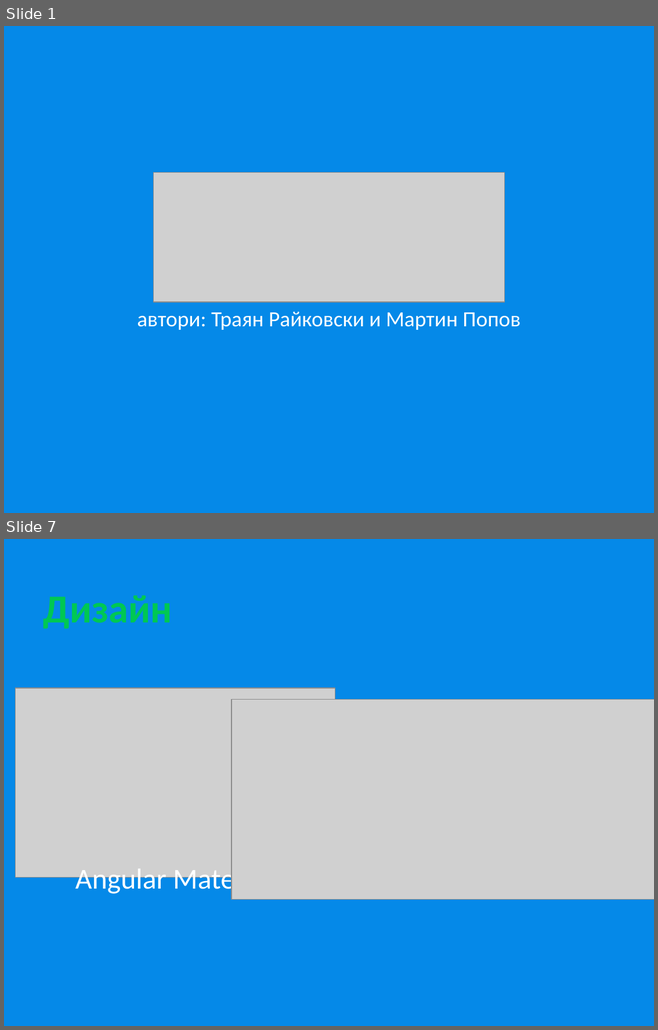
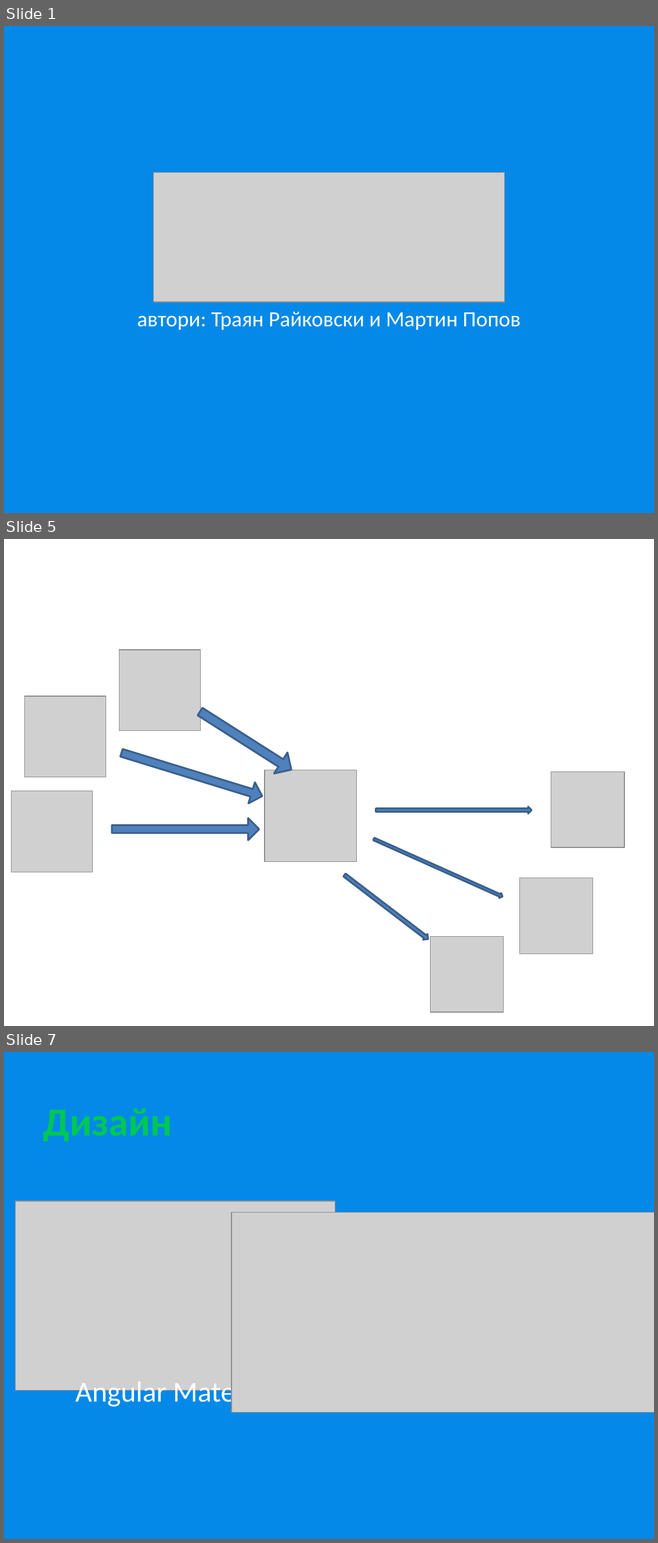
Before and after one commit to kachamaka/plannerix-frontend, a slide deck: 40.pptx. Shown one above the other, each under a label of ours: slides 1 and 7 before the commit, slides 1, 5 and 7 after it; the slides between them are not shown. The pictures are 658x1030 and 658x1543 pixels, drawn with LibreOffice and Linux fonts; fonts in the diff are those of the drawing; grey boxes stand for pictures; background and template pictures are left out. Boxes give left, top, right and bottom in pixels: in the first picture for what was removed or moved away, otherwise in the second. Text is boxed around its words. In the diff, an @@ line names an element or a change of style, - is before the commit and + after.

```diff
--- a/40.pptx
+++ b/40.pptx
@@ slide 5 added at box(4, 539, 654, 1026), background #FFFFFF @@
@@ picture added at box(119, 649, 200, 730) @@
@@ picture added at box(25, 696, 106, 777) @@
@@ right arrow added at box(194, 701, 299, 780), fill #4F81BD, outline #3A5F8C 2 pt @@
@@ right arrow added at box(118, 743, 266, 807), fill #4F81BD, outline #3A5F8C 2 pt @@
@@ picture added at box(264, 770, 357, 863) @@
@@ picture added at box(551, 772, 625, 848) @@
@@ picture added at box(11, 791, 92, 873) @@
@@ right arrow added at box(376, 806, 531, 814), fill #4F81BD, outline #3A5F8C 2 pt @@
@@ right arrow added at box(112, 819, 259, 841), fill #4F81BD, outline #3A5F8C 2 pt @@
@@ right arrow added at box(372, 837, 503, 899), fill #4F81BD, outline #3A5F8C 2 pt @@
@@ right arrow added at box(342, 872, 430, 942), fill #4F81BD, outline #3A5F8C 2 pt @@
@@ picture added at box(519, 878, 593, 954) @@
@@ picture added at box(430, 936, 503, 1012) @@
```
Also in this commit, not shown: 4 slides changed, 1 other slide added, 2 slides removed.
